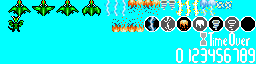
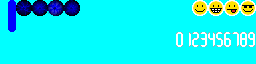
Layers edited between the first and the second 256×64 image:
renamed "Hourglass" to "Foreground", painted on it over [8, 0, 256, 47]
removed layer "Time over" over [208, 32, 255, 47]
removed layer "Digits" over [176, 48, 255, 63]
removed layer "Enemy fire" over [112, 17, 144, 32]
removed layer "Power up" over [144, 16, 256, 32]
removed layer "Ball Lightining" over [216, 1, 232, 9]
removed layer "Firebolt" over [200, 0, 216, 16]
removed layer "Thunderstrike" over [176, 0, 200, 16]
removed layer "Wind" over [160, 0, 176, 10]
removed layer "Fire" over [128, 0, 160, 15]
removed layer "Lightning" over [104, 0, 128, 16]
removed layer "Enemy" over [8, 16, 24, 32]
removed layer "Player" over [8, 0, 101, 16]
